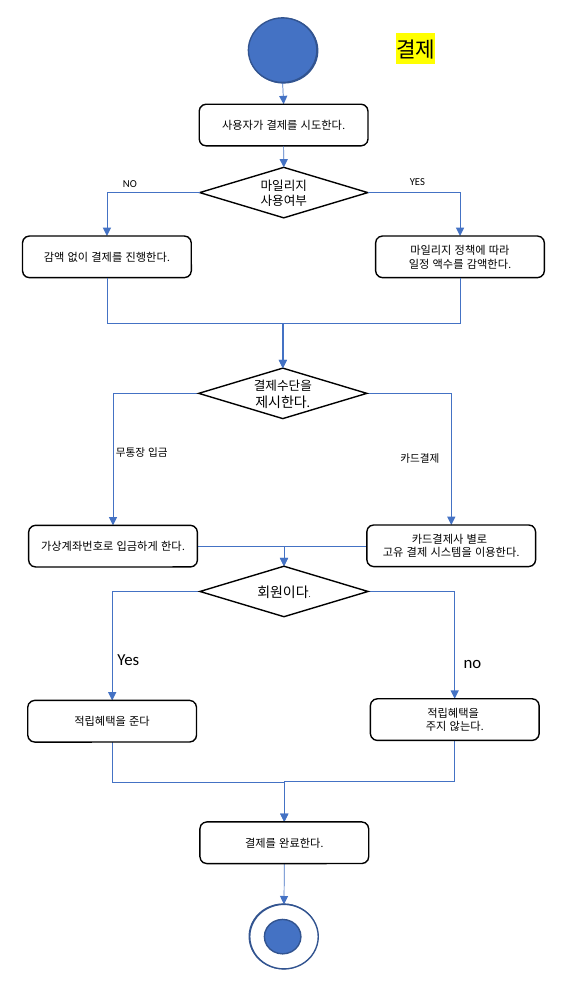
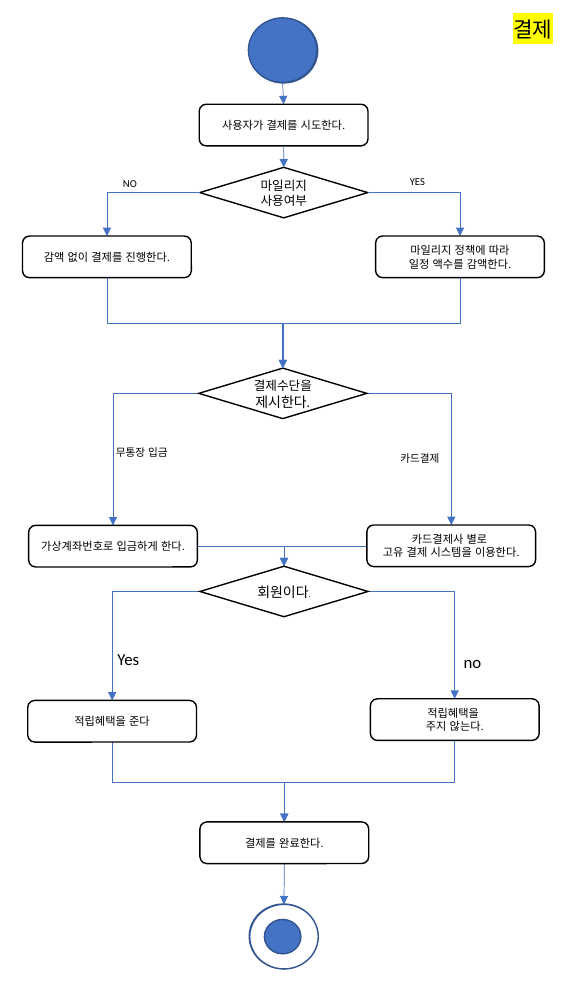
Before and after one commit to deodeok/moba, a slide deck: slide 3 of 소공 설계서/액티비티 다이어그램.pptx. Drawn at 567x1008 pixels with LibreOffice and Linux fonts; fonts in the diff are those of the drawing. Boxes give left, top, right and bottom in pixels: in the first picture for what was removed or moved away, otherwise in the second. Text is boxed around its words. In the diff, an @@ line names an element or a change of style, - is before the commit and + after.

```diff
--- a/소공 설계서/액티비티 다이어그램.pptx
+++ b/소공 설계서/액티비티 다이어그램.pptx
@@ text "결제": place and size @@
-text "결제" at [396,39,435,59]
+text "결제" at [513,19,552,39]
```
Also in this commit, not shown: 6 other slides changed, 2 other files.
